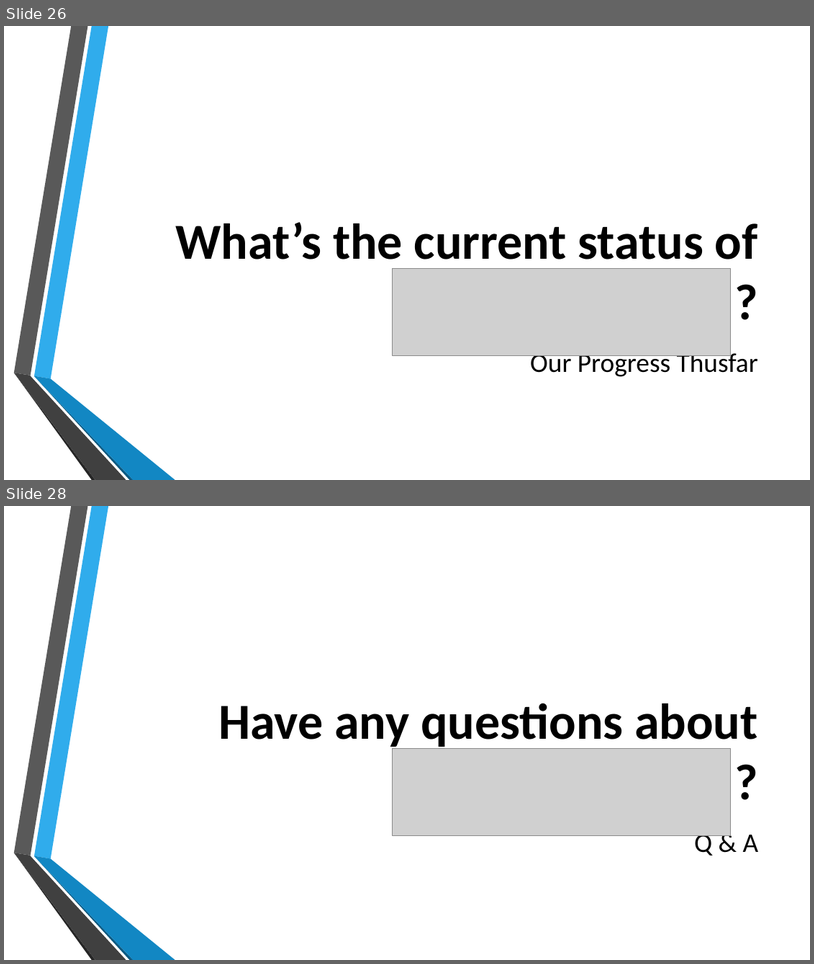
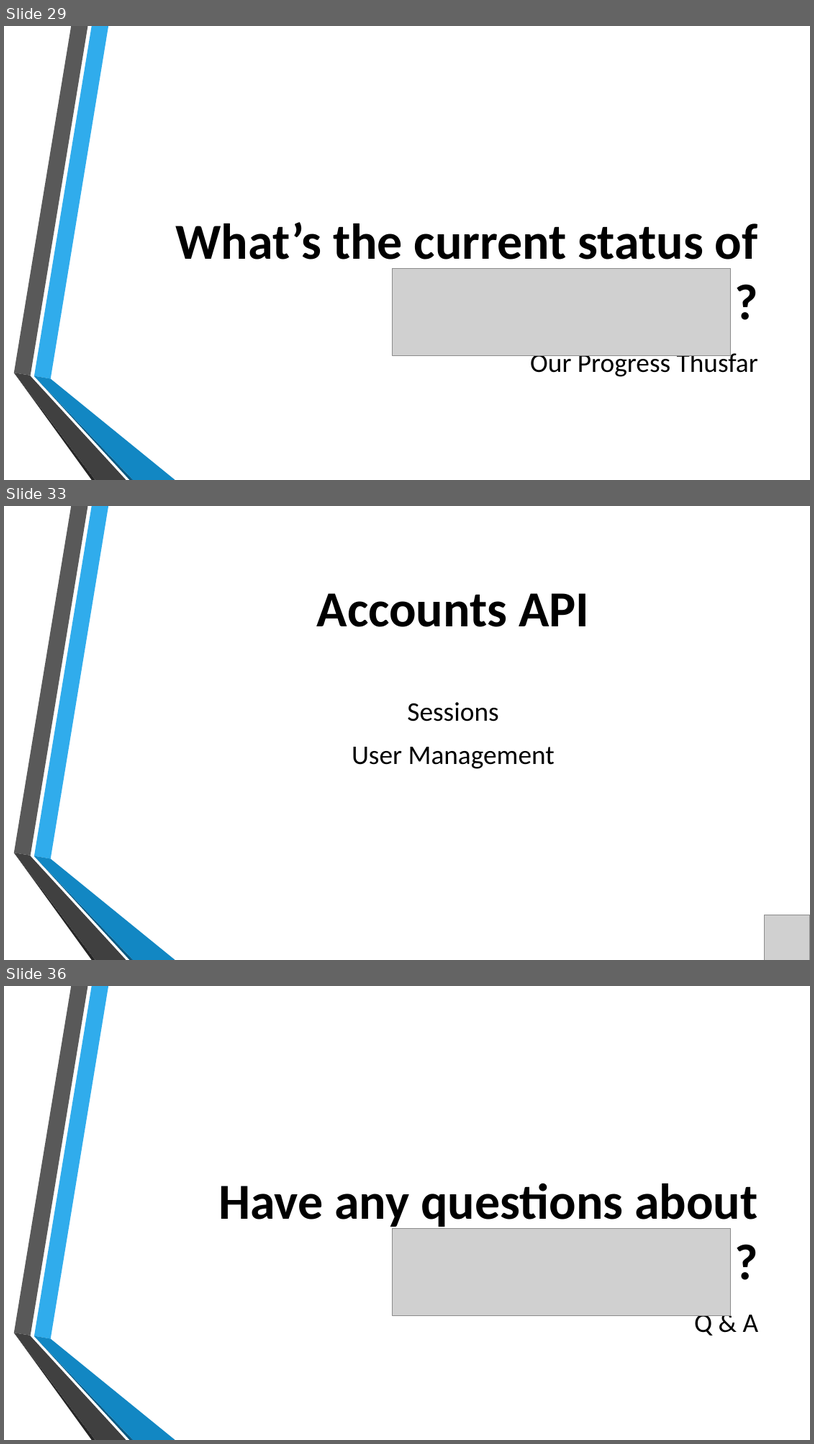
Before and after one commit to fisherevans/SmartShift, a slide deck: smarts/trunk/media/presentations/progress_report/progress_report.pptx. Shown one above the other, each under a label of ours: slides 26 and 28 before the commit, slides 29, 33 and 36 after it; the slides between them are not shown. The pictures are 814x964 and 814x1444 pixels, drawn with LibreOffice and Linux fonts; fonts in the diff are those of the drawing; grey boxes stand for pictures; background and template pictures are left out. Boxes give left, top, right and bottom in pixels: in the first picture for what was removed or moved away, otherwise in the second. Text is boxed around its words. In the diff, an @@ line names an element or a change of style, - is before the commit and + after.

```diff
--- a/smarts/trunk/media/presentations/progress_report/progress_report.pptx
+++ b/smarts/trunk/media/presentations/progress_report/progress_report.pptx
@@ slide 33 added at [4,506,810,960], background picture (left out); not listed: 6 template elements that a slide beside it also shows @@
@@ text added at [317,593,589,627], 60 pt, text #000000, bold @@
+Accounts API
@@ text added at [352,702,555,769], 32 pt, text #000000 @@
+Sessions
+User Management
@@ picture added at [765,914,810,960] @@
@@ what was slide 26 is now slide 29 @@
@@ what was slide 28 is now slide 36 @@
```
Also in this commit, not shown: 3 slides changed, 7 other slides added, 5 other files.
